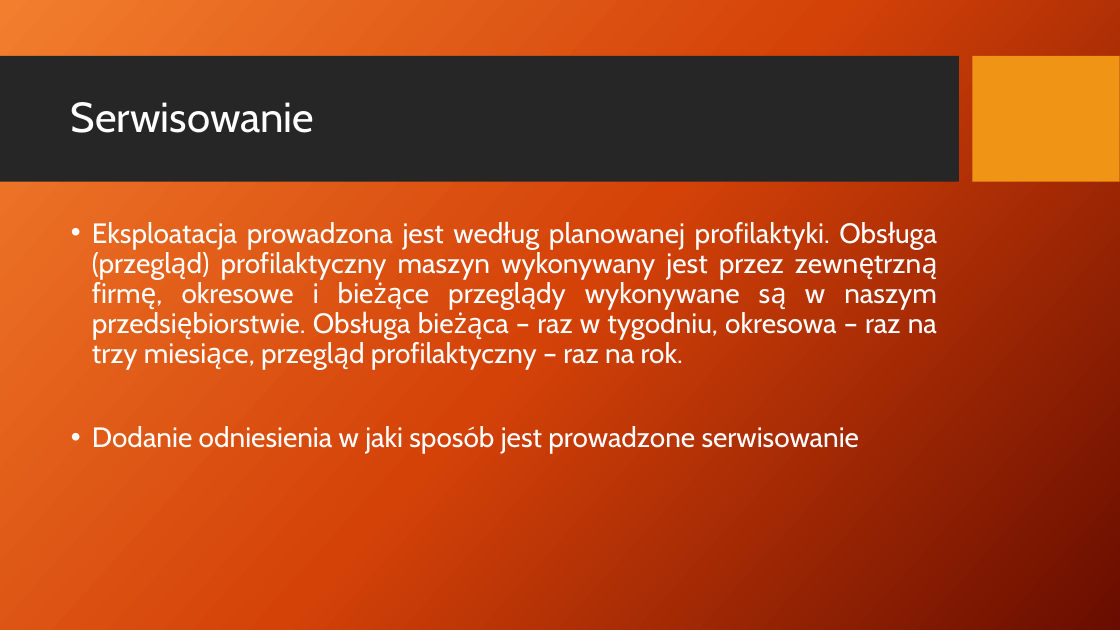
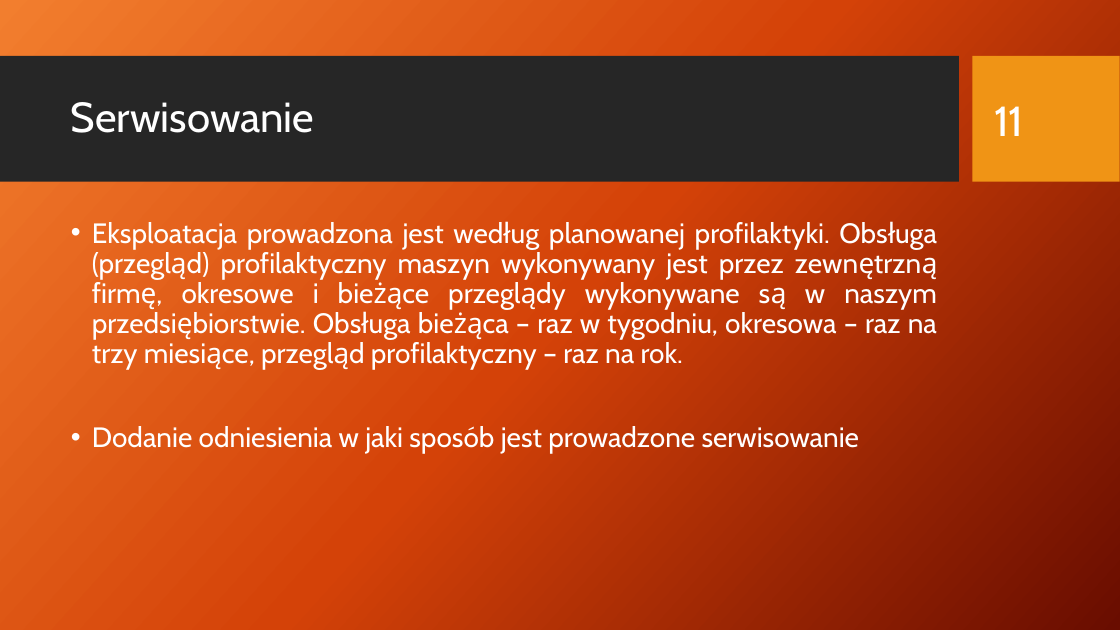
Before and after one commit to rudnickirobert/KWZP2021, a slide deck: slide 11 of Prezentacja_29.04.pptx. Drawn at 1120x630 pixels with LibreOffice and Linux fonts; fonts in the diff are those of the drawing; background and template pictures are left out. Boxes give left, top, right and bottom in pixels: in the first picture for what was removed or moved away, otherwise in the second. Text is boxed around its words. In the diff, an @@ line names an element or a change of style, - is before the commit and + after.

```diff
--- a/Prezentacja_29.04.pptx
+++ b/Prezentacja_29.04.pptx
@@ page number added at (994,106,1024,136), 36 pt, text #FFFFFF @@
+11
```
Also in this commit, not shown: 30 other slides changed.
